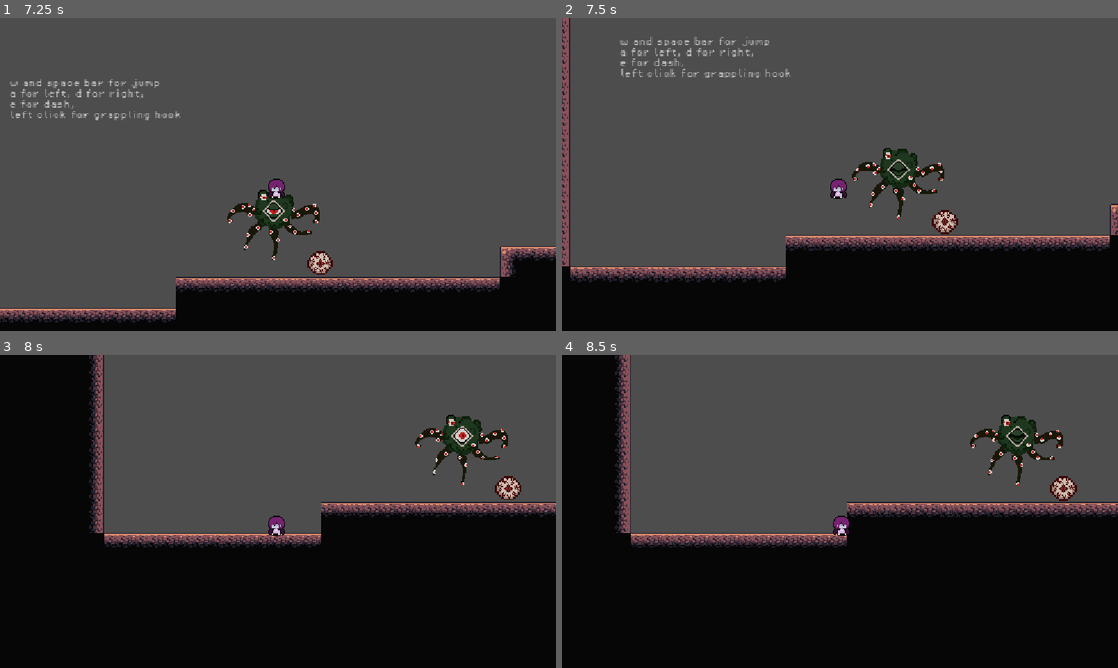
Above: before the commit, frames 1-4 (two rows, left to right).
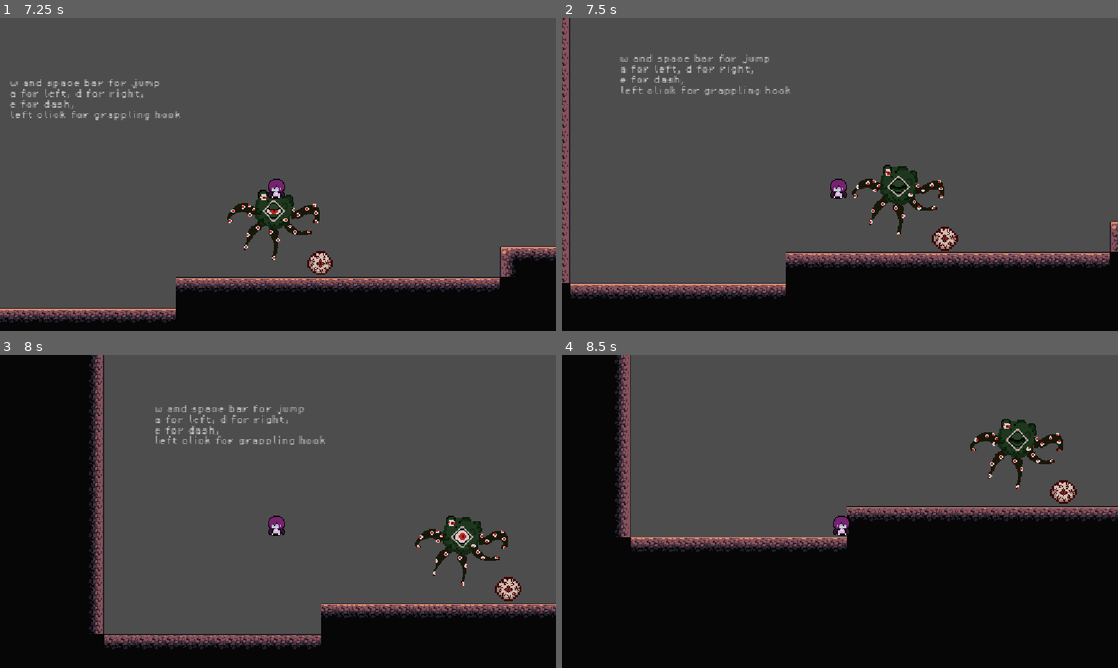
Above: after the commit, the same moments.

Repository: CindyNotaBot/IMGD1001
Game: Godot game, scene res://Scenes/splash_screen.tscn
Same seed, same stepped clock (60 frames per second), same inputs: the game is played once before the commit and once after it. Sound files missing from this copy of the repository are replaced by a short silence.
Inputs (mouse positions are in pixels of both pictures, inside the frame that each line leads up to):
- Up to frame 1 (7.25 s): move the mouse to (400, 158) at 0.52 s; hold D (move right) 0.53-2.03 s; tap Q (attack) at 0.6, 2.85, 5.85 s; tap Space (jump) at 0.77, 1.52, 3.02, 3.77, 4.52, 6.77 s; move the mouse to (166, 190) at 1.27 s; tap Shift (dash) at 1.35, 3.6, 6.6 s; move the mouse to (333, 105) at 2.02 s; hold A (move left) 2.03-2.78 s; click (333, 105) at 2.1 s; tap Enter at 2.75 s; move the mouse to (250, 237) at 2.77 s; hold D (move right) 2.78-4.28 s; move the mouse to (444, 221) at 3.52 s; move the mouse to (111, 127) at 4.27 s; hold A (move left) 4.28-5 s; click (111, 127) at 4.35 s; click "Start Game" at 5 s; move the mouse to (305, 174) at 5.77 s; hold D (move right) 5.78-6.53 s; move the mouse to (194, 96) at 6.52 s; hold A (move left) from 6.53 s (still down)
- Up to frame 2 (7.5 s): keep holding A (move left); move the mouse to (962, 158) at 7.27 s; click (962, 158) at 7.35 s
- Up to frame 3 (8 s): keep holding A (move left); tap Space (jump) at 7.52 s
- Up to frame 4 (8.5 s): move the mouse to (728, 527) at 8.02 s; release A (move left) at 8.03 s; hold D (move right) from 8.03 s (still down); tap Q (attack) at 8.1 s; tap Space (jump) at 8.27 s

Frame 1 is identical in both runs. In frame 2, 14% of the frame differs, in the area x 0-100%, y 0-90%; in frame 3, 33%, in the area x 16-100%, y 0-94%; in frame 4, 5.8%.
Error after the commit: Cannot call method 'play' on a null value. (res://Scenes/grapple_controller.gd:40)

Commit message:
imported sfx files for dash, player death, jump, and grappling hook

Diff:
--- a/Scenes/dummy_character.tscn
+++ b/Scenes/dummy_character.tscn
@@ -39,7 +39,7 @@
 "duration": 1.0,
 "texture": SubResource("AtlasTexture_mhdur")
 }],
-"loop": true,
+"loop": 1,
 "name": &"idle",
 "speed": 3.0
 }, {
@@ -47,7 +47,7 @@
 "duration": 1.0,
 "texture": SubResource("AtlasTexture_nca14")
 }],
-"loop": true,
+"loop": 1,
 "name": &"jump",
 "speed": 5.0
 }]
@@ -56,6 +56,10 @@
 radius = 6.0
 
 [sub_resource type="WorldBoundaryShape2D" id="WorldBoundaryShape2D_36xl2"]
+
+[sub_resource type="Curve" id="Curve_k4i18"]
+_data = [Vector2(0.21808508, 0.99120224), 0.0, 0.0, 0, 0, Vector2(0.99202126, 0.13782984), 0.0, 0.0, 0, 0]
+point_count = 2
 
 [node name="originalCharacter" type="CharacterBody2D" unique_id=930523685]
 z_index = 5
@@ -86,12 +90,13 @@
 
 [node name="RayCast2D" type="RayCast2D" parent="GrappleController" unique_id=2055645887]
 target_position = Vector2(800, 0)
-collision_mask = 2
+collision_mask = 3
 
 [node name="Line2D" type="Line2D" parent="GrappleController" unique_id=851116293]
 points = PackedVector2Array(0, 0, 0, 0)
-width = 3.0
-default_color = Color(0, 0, 0, 1)
+width = 4.0
+width_curve = SubResource("Curve_k4i18")
+default_color = Color(0.023529412, 0.07450981, 0.019607844, 1)
 
 [node name="player_raycast_right" type="RayCast2D" parent="." unique_id=304808634]
 position = Vector2(0, -13)
--- a/project.godot
+++ b/project.godot
@@ -12,7 +12,7 @@
 
 config/name="Godot Tut IMGD"
 run/main_scene="uid://dr67ydckfhng0"
-config/features=PackedStringArray("4.6", "Forward Plus")
+config/features=PackedStringArray("4.7", "Forward Plus")
 boot_splash/use_filter=false
 boot_splash/image="uid://n53l81ef8roe"
 config/icon="res://icon.svg"
Not shown, added: Assets/sounds/sfx_dash.mp3.import
Not shown, added: Assets/sounds/sfx_grapple.mp3.import
Not shown, added: Assets/sounds/sfx_grapple2.mp3.import
Not shown, added: Assets/sounds/sfx_jump.mp3.import
Not shown, added: Scenes/sfx_death.mp3.import
Not shown, added: Assets/sounds/sfx_dash.mp3
Not shown, added: Assets/sounds/sfx_grapple.mp3
Not shown, added: Assets/sounds/sfx_grapple2.mp3
Not shown, added: Assets/sounds/sfx_jump.mp3
Not shown, added: Scenes/sfx_death.mp3
